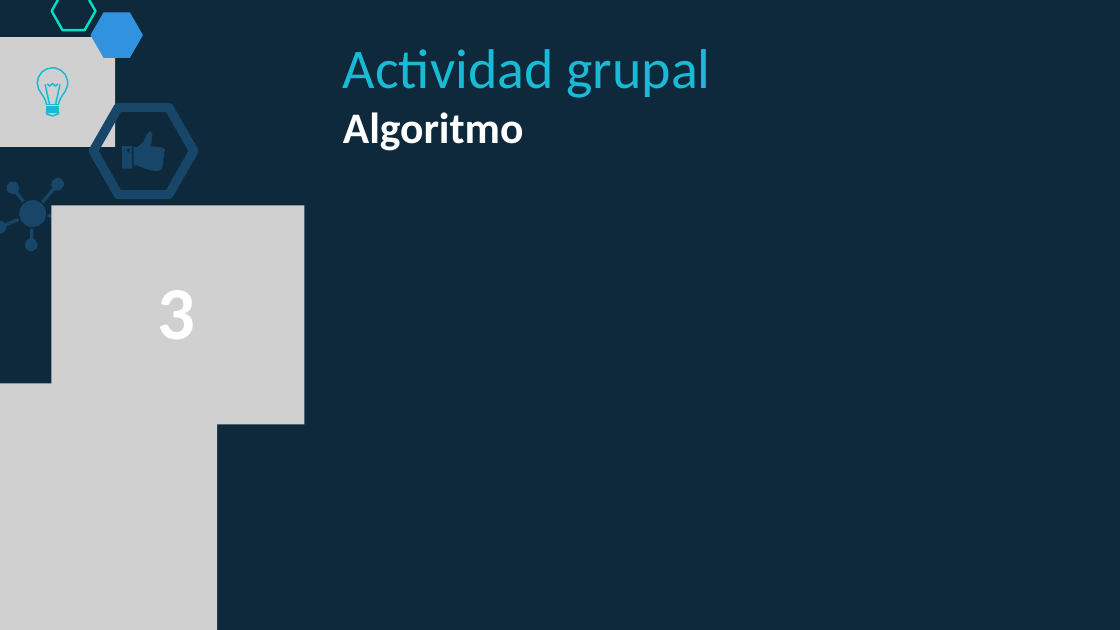
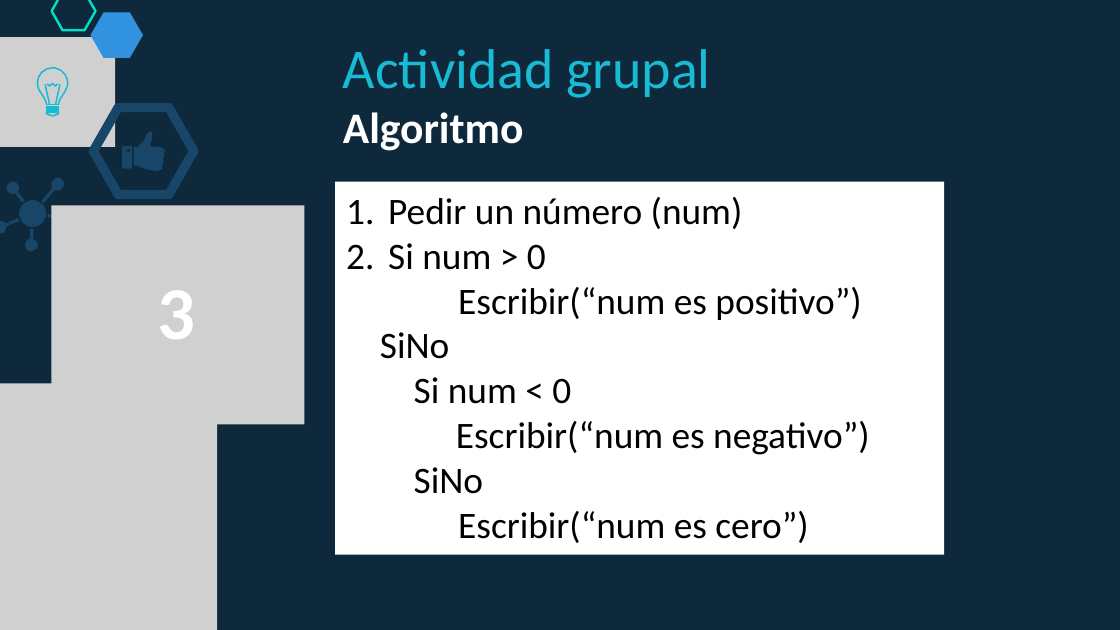
Before and after one commit to lizetheP/PensamientoC, a slide deck: slide 22 of calendario/documentos/4_Condicionales.pptx (slide 24 before the commit). Drawn at 1120x630 pixels with LibreOffice and Linux fonts; fonts in the diff are those of the drawing; grey boxes stand for pictures. Boxes give left, top, right and bottom in pixels: in the first picture for what was removed or moved away, otherwise in the second. Text is boxed around its words. In the diff, an @@ line names an element or a change of style, - is before the commit and + after.

```diff
--- a/calendario/documentos/4_Condicionales.pptx
+++ b/calendario/documentos/4_Condicionales.pptx
@@ rectangle added at box(335, 181, 944, 554), fill #FFFFFF, 24 pt, text #000000 @@
+1. Pedir un número (num)
+2. Si num > 0
+Escribir(“num es positivo”)
+SiNo
+Si num < 0
+Escribir(“num es negativo”)
+SiNo
+Escribir(“num es cero”)
```
Also in this commit, not shown: 5 other slides changed, 8 slides removed, 10 other files.
